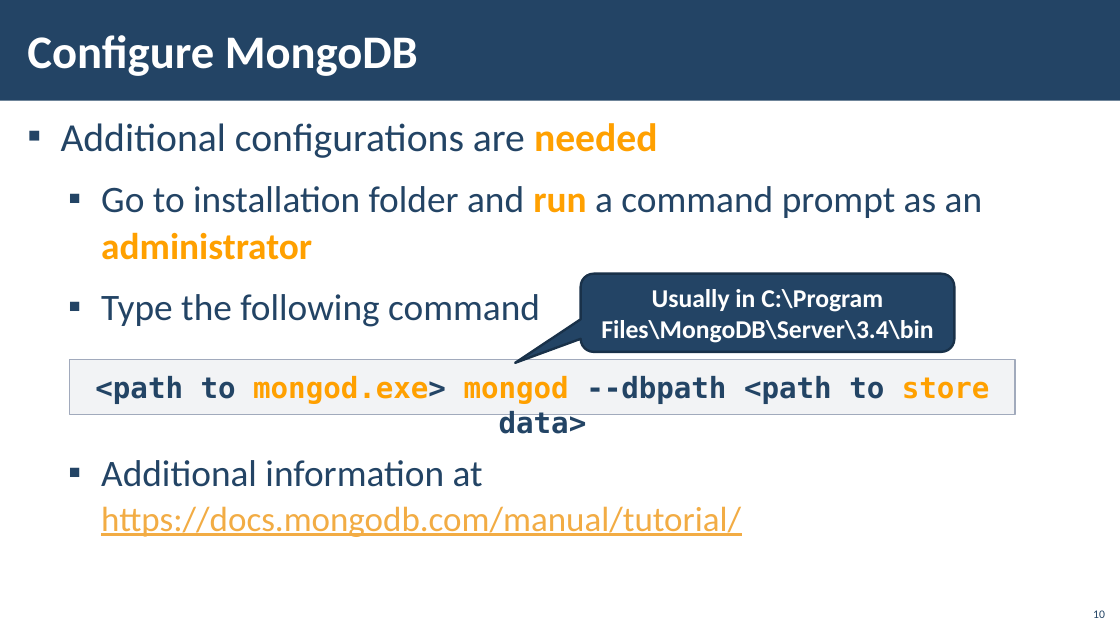
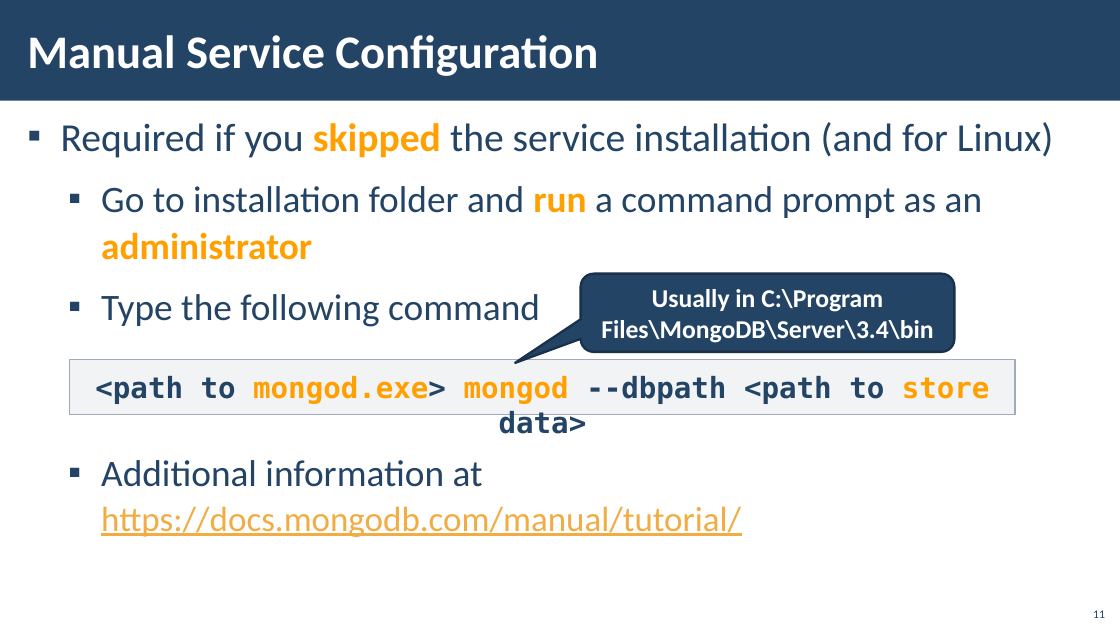
Before and after one commit to ErayErol/Software-University-Courses, a slide deck: slide 11 of 2021.09 - [ JS Back End ]/05 - [ NoSQL And MongoDB ]/00 - [ Resources ]/Presentation.pptx (slide 10 before the commit). Drawn at 1120x630 pixels with LibreOffice and Linux fonts; fonts in the diff are those of the drawing; background and template pictures are left out. Boxes give left, top, right and bottom in pixels: in the first picture for what was removed or moved away, otherwise in the second. Text is boxed around its words. In the diff, an @@ line names an element or a change of style, - is before the commit and + after.

```diff
--- a/2021.09 - [ JS Back End ]/05 - [ NoSQL And MongoDB ]/00 - [ Resources ]/Presentation.pptx
+++ b/2021.09 - [ JS Back End ]/05 - [ NoSQL And MongoDB ]/00 - [ Resources ]/Presentation.pptx
@@ title at [27, 35, 598, 76]: text changed @@
-Configure MongoDB
+Manual Service Configuration
@@ text at [61, 122, 1053, 158]: text changed @@
-▪ Additional configurations are needed
+▪ Required if you skipped the service installation (and for Linux)
@@ page number at [1093, 610, 1105, 618]: text changed @@
-10
+11
```
Also in this commit, not shown: 21 other slides changed, 6 slides added.
